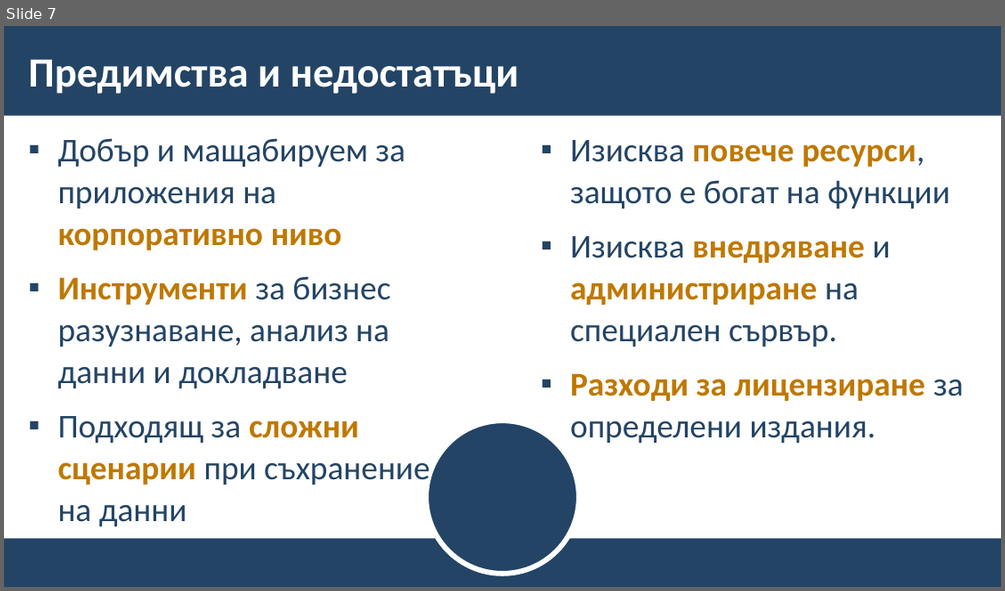
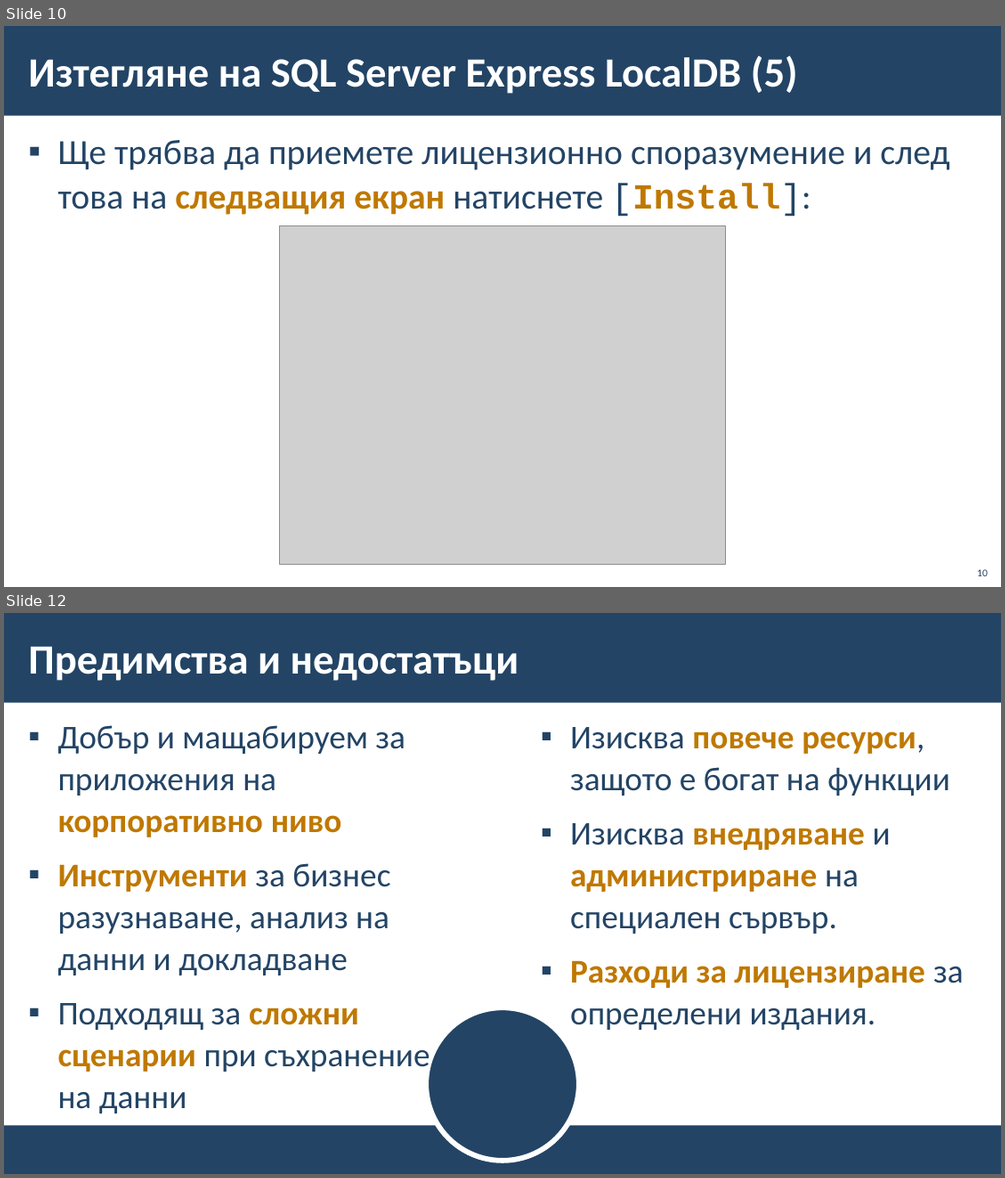
Before and after one commit to BG-IT-Edu/School-Programming, a slide deck: Courses/Software-Sciences/Module-3-Databases-New/03-Intro-to-MS-SQL-Server/03-Intro-to-MS-SQL-Server.pptx. Shown one above the other, each under a label of ours: slide 7 before the commit, slides 10 and 12 after it; the slides between them are not shown. The pictures are 1005x591 and 1005x1178 pixels, drawn with LibreOffice and Linux fonts; fonts in the diff are those of the drawing; grey boxes stand for pictures; background and template pictures are left out. Boxes give left, top, right and bottom in pixels: in the first picture for what was removed or moved away, otherwise in the second. Text is boxed around its words. In the diff, an @@ line names an element or a change of style, - is before the commit and + after.

Commit message:
Adding step-by-step installation of LocalDB

```diff
--- a/Courses/Software-Sciences/Module-3-Databases-New/03-Intro-to-MS-SQL-Server/03-Intro-to-MS-SQL-Server.pptx
+++ b/Courses/Software-Sciences/Module-3-Databases-New/03-Intro-to-MS-SQL-Server/03-Intro-to-MS-SQL-Server.pptx
@@ slide 10 added at [4, 26, 1001, 587], background #FFFFFF; not listed: 1 template element that a slide beside it also shows @@
@@ title added at [28, 55, 798, 94], 40 pt, text #FFFFFF, bold @@
+Изтегляне на SQL Server Express LocalDB (5)
@@ text added at [58, 140, 949, 216], 34 pt, text #234465 @@
+▪ Ще трябва да приемете лицензионно споразумение и след това на следващия екран натиснете [Install]:
@@ picture added at [279, 225, 726, 564] @@
@@ page number added at [977, 569, 987, 576], 10 pt, text #234465 @@
+10
@@ what was slide 7 is now slide 12 @@
```
Also in this commit, not shown: 5 other slides added, 1 slide removed.
